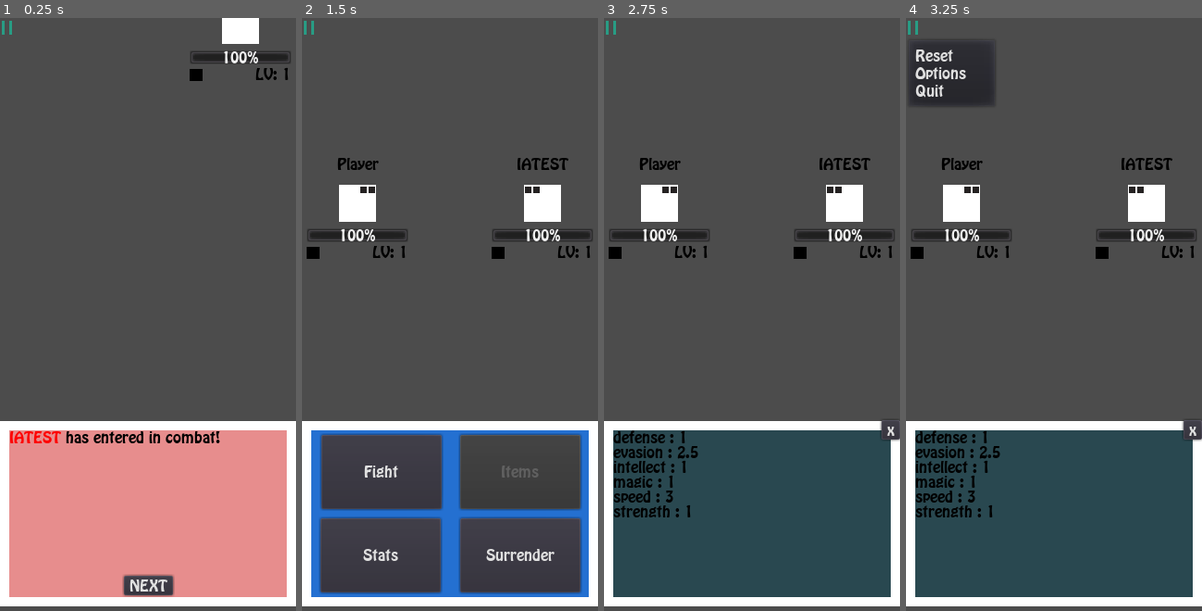
Above: before the commit, frames 1-4 (left to right).
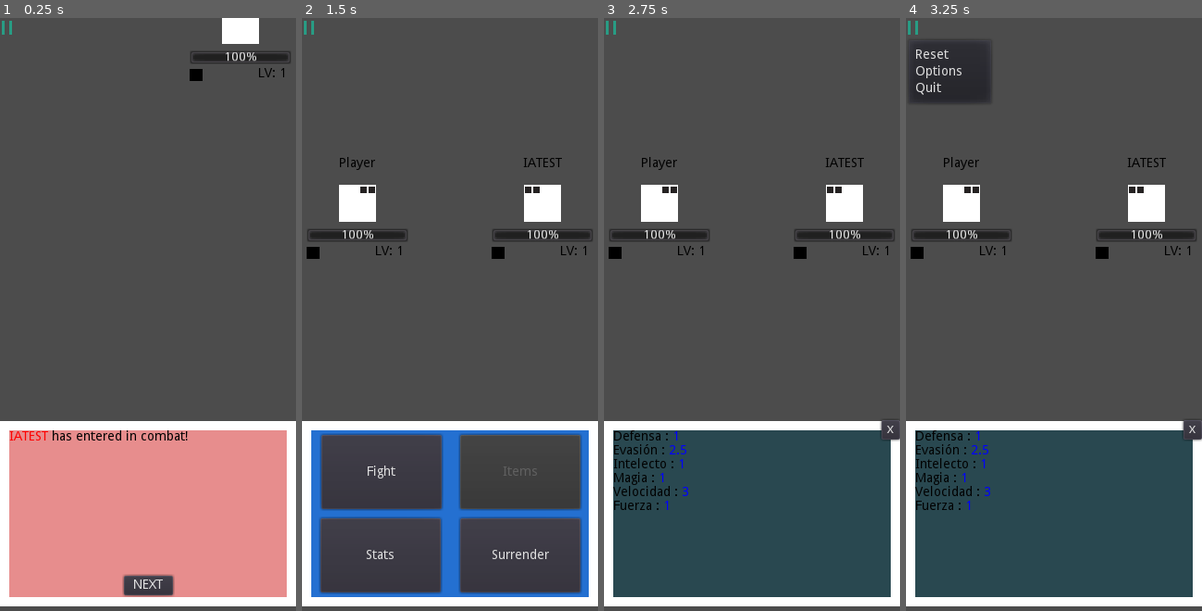
Above: after the commit, the same moments.

Repository: fresnohernandez99/socket-game
Game: Godot game, scene res://scenes/ui/CombatSceneIA.tscn
The game is run twice, just before and just after one commit, with the same random seed, the same clock (stepped at 60 frames per second) and the same inputs. This scene is started directly instead of the project's main scene.
Inputs (mouse positions are in pixels of both pictures, inside the frame that each line leads up to):
- Up to frame 1 (0.25 s): no input
- Up to frame 2 (1.5 s): click "NEXT" at 0.5 s; click "NEXT" at 1.25 s
- Up to frame 3 (2.75 s): click "Stats" at 2 s
- Up to frame 4 (3.25 s): click (911, 29) at 2.75 s

The runs differ from the first frame. In frame 1, 1.3% of the frame differs, in the area x 3-98%, y 5-97%; in frame 2, 1.5%; in frame 3, 2.4%; in frame 4, 3.0%, in the area x 3-99%, y 5-85%.

Commit message:
annadido la actualizacion de los stats

Diff:
--- a/project.godot
+++ b/project.godot
@@ -58,7 +58,6 @@
 [gui]
 
 common/drop_mouse_on_gui_input_disabled=true
-theme/custom_font="res://assets/fonts/basic_font_16.tres"
 
 [physics]
 
--- a/scenes/gui/CombatControls.gd
+++ b/scenes/gui/CombatControls.gd
@@ -43,7 +43,7 @@
 var loadingResults = true
 
 func _ready():
-	showControlStep1()
+	showControlStep2()
 
 func showControlStep1():
 	controlStep1.show()
@@ -69,9 +69,14 @@
 	controlStep3.hide()
 	controlStep4.show()
 	var stats = Persistence.data.hero.stats
+	var actualStats = hero.stats
+
 	messageLabe4.bbcode_text = ""
 	for i in range(stats.size()):
-		messageLabe4.bbcode_text += stats[i].name + " : " + str(stats[i].value) + "\n"
+		if actualStats[i].value - stats[i].value != 0:
+			messageLabe4.bbcode_text += classHandler._getStatName(i) + " : " + "[color=blue]" + str(stats[i].value) + "[/color]" + " (+) " + "[color=green]"+ str(actualStats[i].value - stats[i].value) + "[/color] \n"
+		else:
+			messageLabe4.bbcode_text += classHandler._getStatName(i) + " : " + "[color=blue]" + str(stats[i].value) + "[/color] \n"
 
 func setUnaviable(value: bool):
 	unabiable.visible = value
